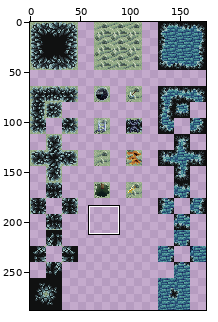
Two states of a sprite sheet, Assets/Textures/Tiles/Tileset_Cave_16.png. Above: a wide view before the commit, with the close-up outlined.
Close-up. Before the edit:
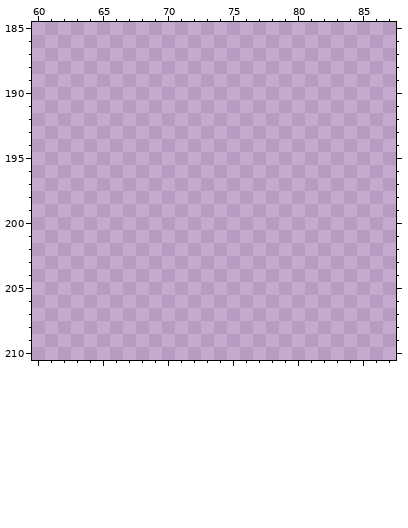
The file is 176x288 pixels. Colours within 5 levels of each other are drawn and written as one. Shown: x 60..87, y 185..210.
After the commit:
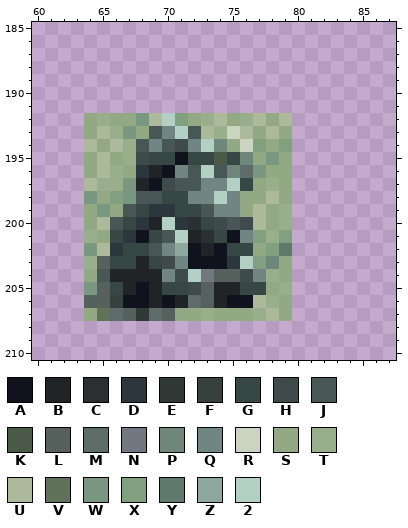
Palette (. is transparent): A #10121d  B #202427  C #2a2f34  D #2c373d  E #303935  F #36413d  G #374743  H #3f4a4a  J #495656  K #4b5948  L #56615d  M #5d6c69  N #727781  P #6f867a  Q #718582  R #cbd4c0  S #92a984  T #99ae8a  U #acba9b  V #60735a  W #7a9781  X #80a080  Y #5f796d  Z #8ea79f  2 #b2d0c3
Change:
@@ x 60..87 @@
 191 ............................
-192 ............................
-193 ............................
-194 ............................
-195 ............................
-196 ............................
-197 ............................
-198 ............................
-199 ............................
-200 ............................
-201 ............................
-202 ............................
-203 ............................
-204 ............................
-205 ............................
-206 ............................
-207 ............................
+192 ....STSSWU2XSTUSTUSU........
+193 ....SUTWSJQ2JUTRUSUS........
+194 ....USUTJQJHQ2PSRXSX........
+195 ....SUSTHGGAGGKGPSWS........
+196 ....SUTSDBAQJ2JPMWSS........
+197 ....UTTWBAHJJQQ2GSTS........
+198 ....WSXWJJGGQQ2QSSUS........
+199 ....SWSJGDDGGJQQSUST........
+200 ....SUJGDB2DCGHJHUST........
+201 ....TSGDAGJ2BCGAQXTX........
+202 ....WUDGGJQZABAGGSXY........
+203 ....TLGGBGHQAAAD2XPS........
+204 ....SJBBBBQH2NLLHQTS........
+205 ....WLGBABGGHLBBGGST........
+206 ....LLFAABABMLBAAUTS........
+207 ....SVMLEMLSSTSSSTUS........
 208 ............................
